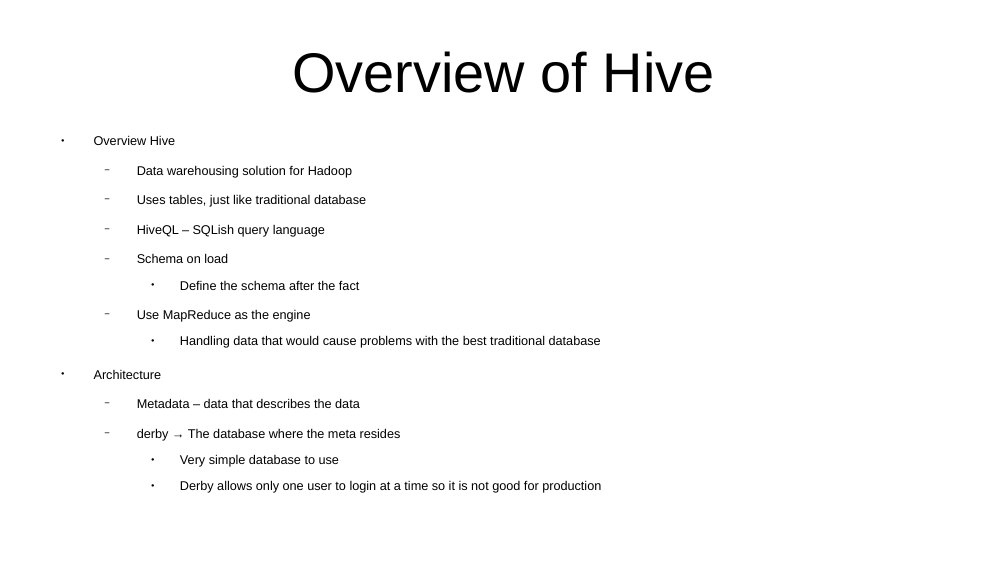
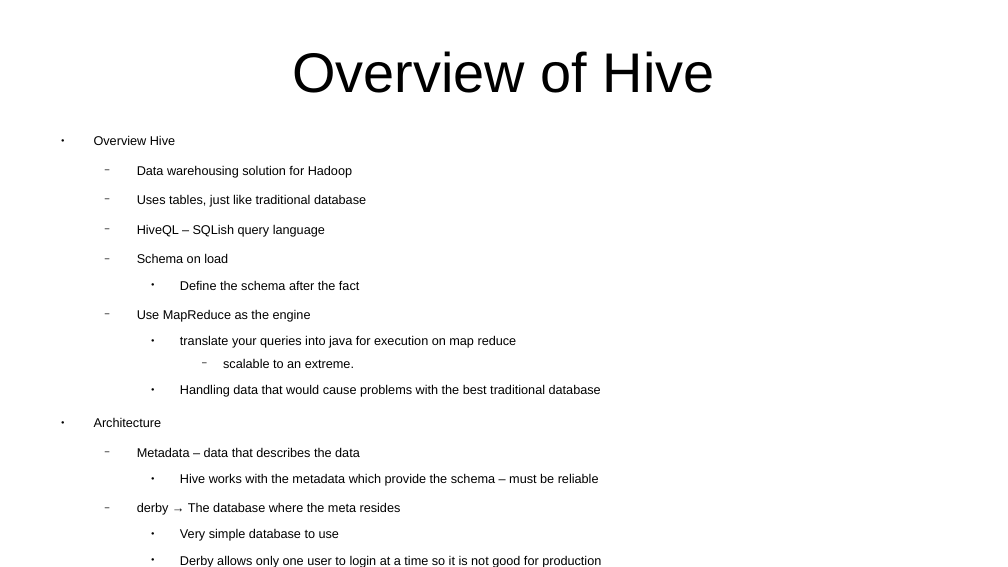
Before and after one commit to CharlesStockman/notesFromCourses, a slide deck: slide 8 of dataScience/Learning Hadoop 2.odp. Drawn at 1008x567 pixels with LibreOffice and Linux fonts; fonts in the diff are those of the drawing. Boxes give left, top, right and bottom in pixels: in the first picture for what was removed or moved away, otherwise in the second. Text is boxed around its words. In the diff, an @@ line names an element or a change of style, - is before the commit and + after.

```diff
--- a/dataScience/Learning Hadoop 2.odp
+++ b/dataScience/Learning Hadoop 2.odp
@@ text at (180,335,517,368): paragraphs added @@
+    ● translate your queries into java for execution on map reduce
+      − scalable to an extreme.
@@ text at (180,473,599,486): paragraph added @@
+    ● Hive works with the metadata which provide the schema – must be reliable
```
Also in this commit, not shown: 7 other slides changed, 15 other files.
